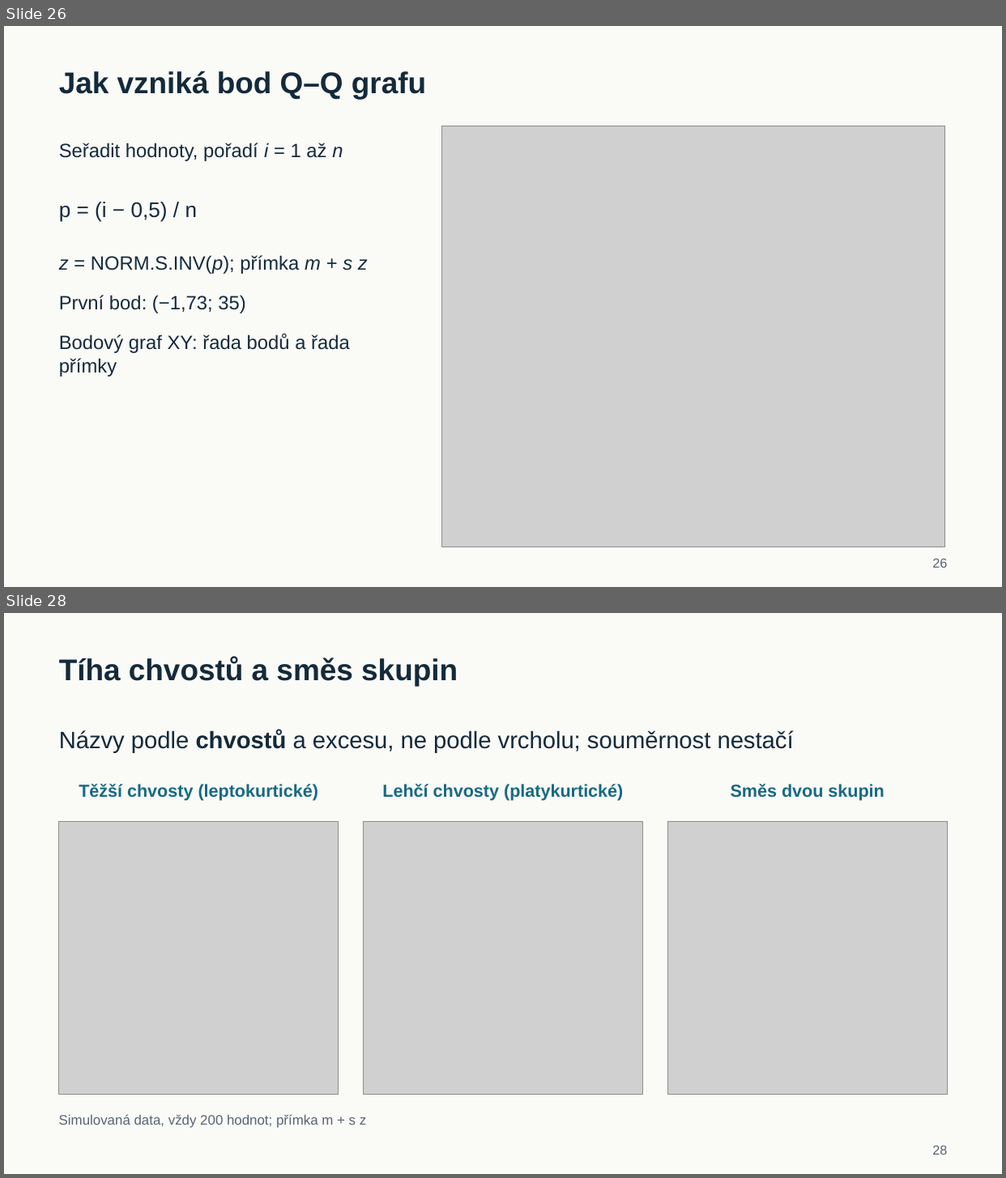
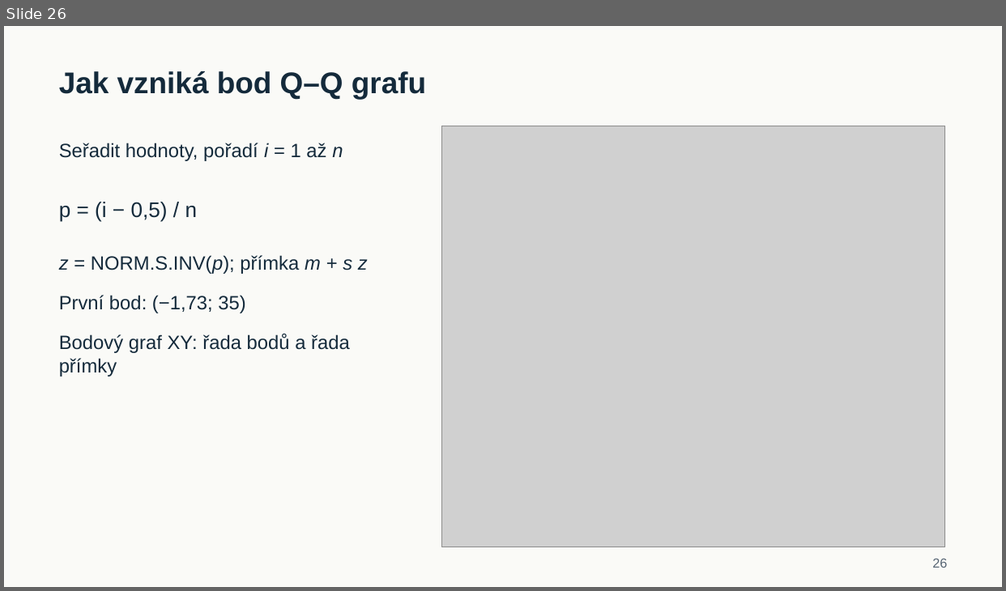
Before and after one commit to reckak/statistics-for-psychology, a slide deck: presentations/kapitola_04_normalni_rozdeleni.pptx. Shown one above the other, each under a label of ours: slides 26 and 28 before the commit, slide 26 after it; the slides between them are not shown. The pictures are 1006x1178 and 1006x591 pixels, drawn with LibreOffice and Linux fonts; fonts in the diff are those of the drawing; grey boxes stand for pictures. Boxes give left, top, right and bottom in pixels: in the first picture for what was removed or moved away, otherwise in the second. Text is boxed around its words. In the diff, an @@ line names an element or a change of style, - is before the commit and + after.

```diff
--- a/presentations/kapitola_04_normalni_rozdeleni.pptx
+++ b/presentations/kapitola_04_normalni_rozdeleni.pptx
@@ slide 28 removed at [4, 613, 1002, 1174], background #FAFAF7 @@
@@ text removed at [59, 657, 458, 686] @@
-Tíha chvostů a směs skupin
@@ text removed at [59, 730, 794, 753] @@
-Názvy podle chvostů a excesu, ne podle vrcholu; souměrnost nestačí
@@ text removed at [79, 784, 318, 801] @@
-Těžší chvosty (leptokurtické)
@@ text removed at [382, 784, 623, 801] @@
-Lehčí chvosty (platykurtické)
@@ text removed at [731, 784, 884, 801] @@
-Směs dvou skupin
@@ picture removed at [59, 822, 339, 1094] @@
@@ picture removed at [363, 822, 643, 1094] @@
@@ picture removed at [667, 822, 947, 1094] @@
@@ text removed at [59, 1114, 366, 1128] @@
-Simulovaná data, vždy 200 hodnot; přímka m + s z
@@ text removed at [932, 1145, 947, 1155] @@
-28
```
Also in this commit, not shown: 20 slides changed, 6 slides added, 1 other slide removed, 2 other files.
